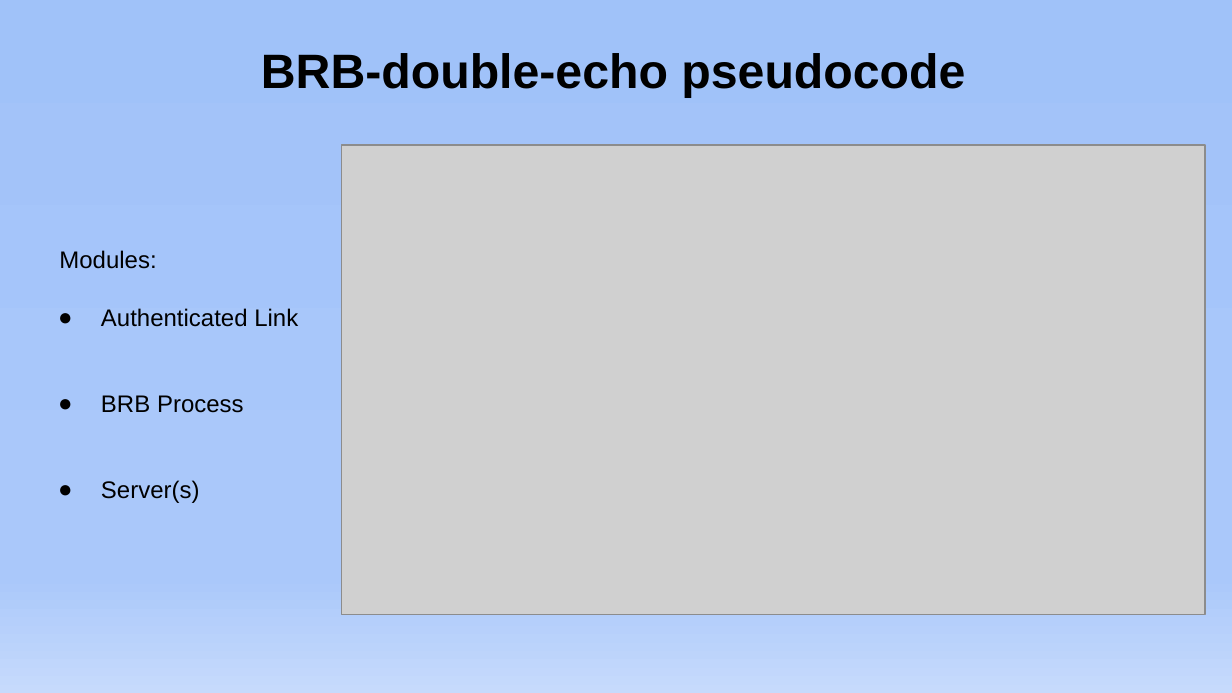
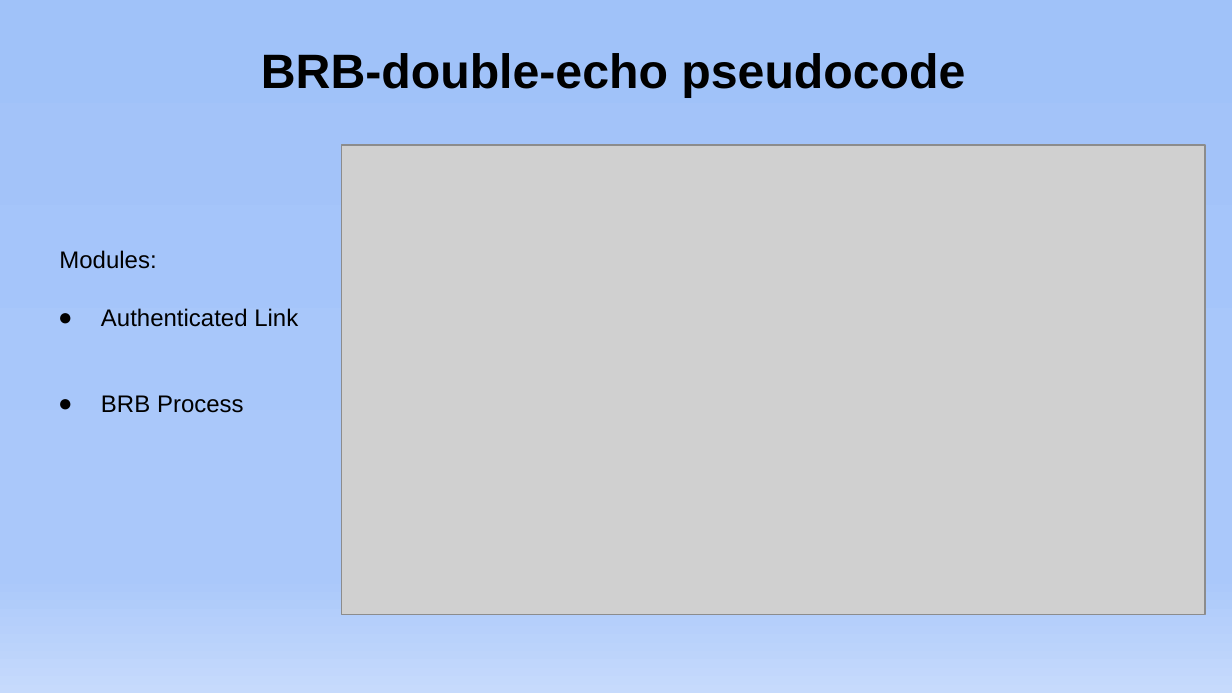
Before and after one commit to GabrieleLerani/Distributed-System-Broadcast-primitive-with-Byzantine-process, a slide deck: slide 4 of Implementation and evaluation of four different Byzantine Reliable Broadcast protocols/DDS_Presentation.pptx. Drawn at 1232x693 pixels with LibreOffice and Linux fonts; fonts in the diff are those of the drawing; grey boxes stand for pictures. Boxes give left, top, right and bottom in pixels: in the first picture for what was removed or moved away, otherwise in the second. Text is boxed around its words. In the diff, an @@ line names an element or a change of style, - is before the commit and + after.

```diff
--- a/Implementation and evaluation of four different Byzantine Reliable Broadcast protocols/DDS_Presentation.pptx
+++ b/Implementation and evaluation of four different Byzantine Reliable Broadcast protocols/DDS_Presentation.pptx
@@ text at [101,480,200,503]: paragraph removed @@
-● Server(s)
```
Also in this commit, not shown: 6 other slides changed.
